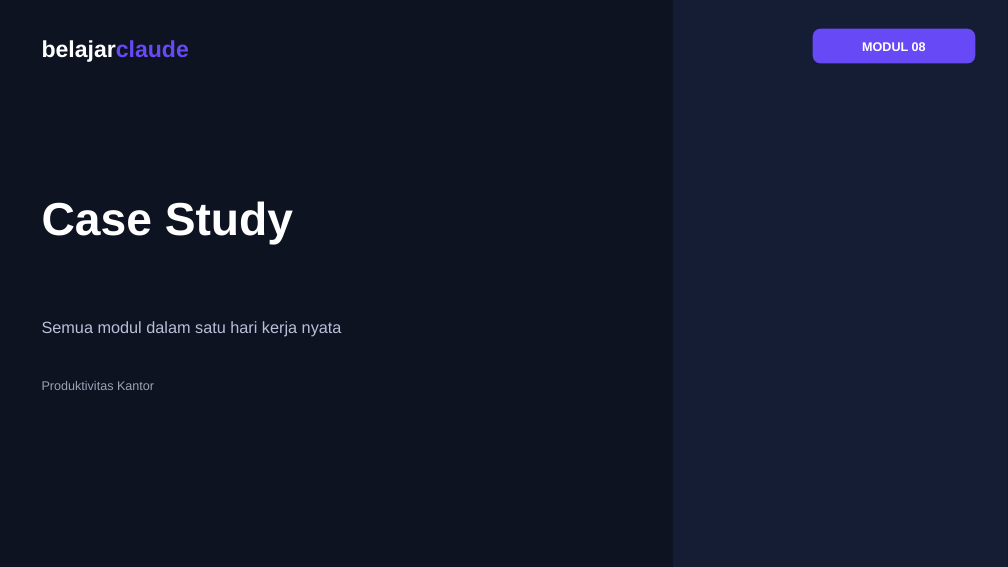
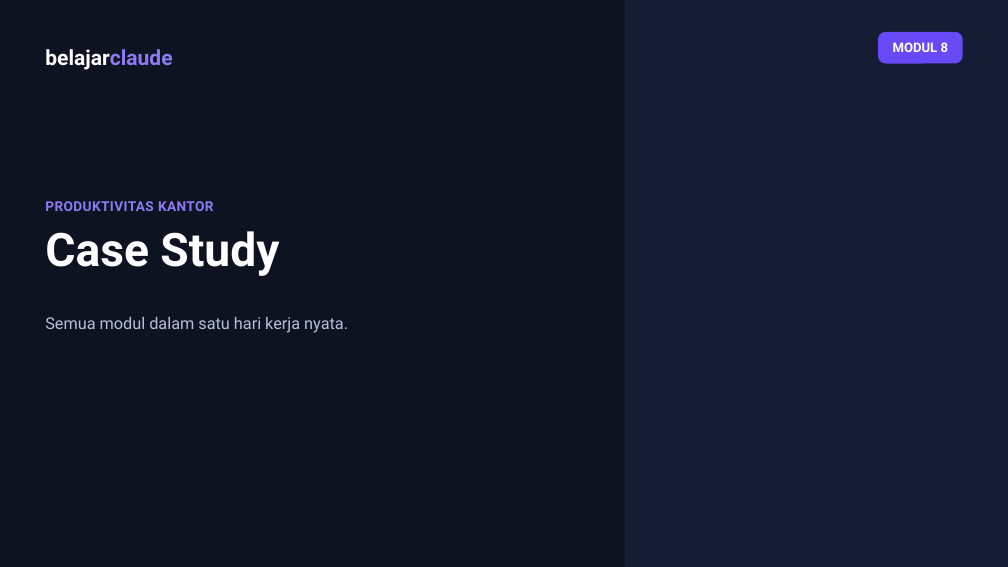
Before and after one commit to juliautomo/belajar-claude, a slide deck: slide 1 of K2-Produktivitas/M08-Case-Study/K2-M08-Case-Study.pptx. Drawn at 1008x567 pixels with LibreOffice and Linux fonts; fonts in the diff are those of the drawing. Boxes give left, top, right and bottom in pixels: in the first picture for what was removed or moved away, otherwise in the second. Text is boxed around its words. In the diff, an @@ line names an element or a change of style, - is before the commit and + after.

```diff
--- a/K2-Produktivitas/M08-Case-Study/K2-M08-Case-Study.pptx
+++ b/K2-Produktivitas/M08-Case-Study/K2-M08-Case-Study.pptx
@@ background #FFFFFF to #0D1321 @@
@@ rectangle removed at [0,0,1008,567] @@
@@ rectangle: place and size @@
-rectangle at [673,0,1008,567]
+rectangle at [625,0,1008,567]
@@ text "belajarclaude" at [45,49,172,70]: size 22 to 20 pt, font Arial to Roboto; text colour #6849F6 to #8B7CF6 in "belajarclaude"; vertical alignment top to middle @@
@@ rounded rectangle: place and size @@
-rounded rectangle at [813,29,975,64]
+rounded rectangle at [878,32,963,64]
@@ rounded rectangle at [878,32,963,64]: proportions changed @@
@@ text at [893,42,949,52]: text changed; size 12 to 12.5 pt; font Arial to Roboto @@
-MODUL 08
+MODUL 8
@@ text at [45,201,214,211]: text changed; size 12 to 13 pt; font Arial to Roboto; text colour #9AA2B4 to #8B7CF6; bold on @@
-Produktivitas Kantor
+PRODUKTIVITAS KANTOR
@@ text "PRODUKTIVITAS KANTOR" at [45,201,214,211]: vertical alignment top to middle @@
@@ text "Case Study": place and size @@
-text "Case Study" at [42,201,293,244]
+text "Case Study" at [45,231,279,276]
@@ text "Case Study" at [45,231,279,276]: font Arial to Roboto; line spacing 1 to 50pt @@
@@ text at [45,317,348,333]: text changed; font Arial to Roboto @@
-Semua modul dalam satu hari kerja nyata
+Semua modul dalam satu hari kerja nyata.
```
Also in this commit, not shown: 4 other slides changed, 8 other files.
